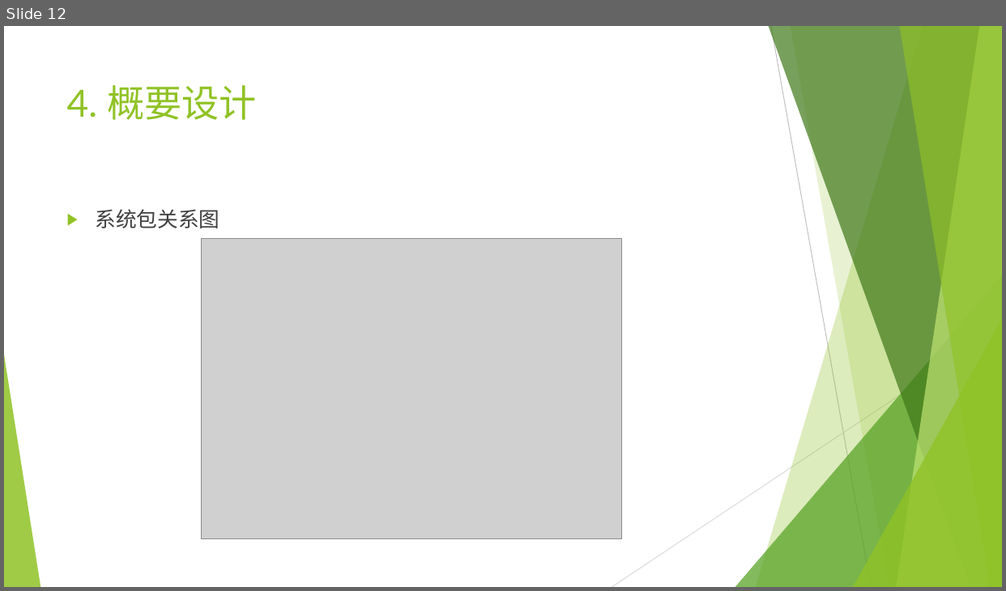
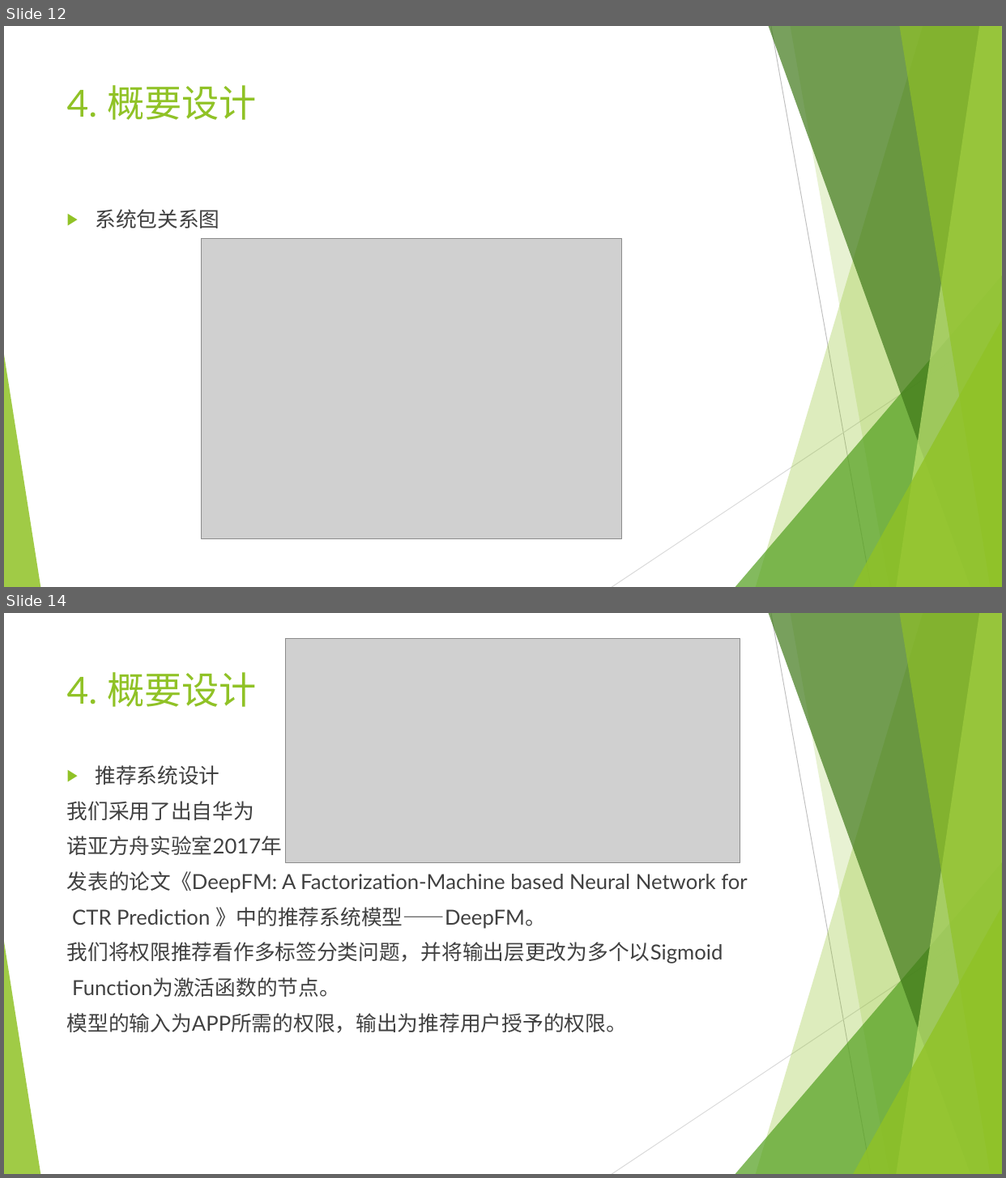
Before and after one commit to mmmmmmiracle/SE_project, a slide deck: doc/SE_project.pptx. Shown one above the other, each under a label of ours: slide 12 before the commit, slides 12 and 14 after it; the slides between them are not shown. The pictures are 1006x591 and 1006x1178 pixels, drawn with LibreOffice and Linux fonts; fonts in the diff are those of the drawing; grey boxes stand for pictures. Boxes give left, top, right and bottom in pixels: in the first picture for what was removed or moved away, otherwise in the second. Text is boxed around its words. In the diff, an @@ line names an element or a change of style, - is before the commit and + after.

```diff
--- a/doc/SE_project.pptx
+++ b/doc/SE_project.pptx
@@ slide 14 added at (4, 613, 1002, 1174), background #FFFFFF; not listed: 10 template elements that a slide beside it also shows @@
@@ picture added at (286, 638, 740, 863) @@
@@ title added at (67, 672, 257, 707), 36 pt, text #90C226 @@
+4. 概要设计
@@ text added at (67, 765, 747, 1033), 20 pt, text #404040 @@
+▶ 推荐系统设计
+我们采用了出自华为
+诺亚方舟实验室2017年
+发表的论文《DeepFM: A Factorization-Machine based Neural Network for
+CTR Prediction 》中的推荐系统模型——DeepFM。
+我们将权限推荐看作多标签分类问题，并将输出层更改为多个以Sigmoid
+Function为激活函数的节点。
+模型的输入为APP所需的权限，输出为推荐用户授予的权限。
```
Also in this commit, not shown: 5 slides changed, 3 other slides added.
